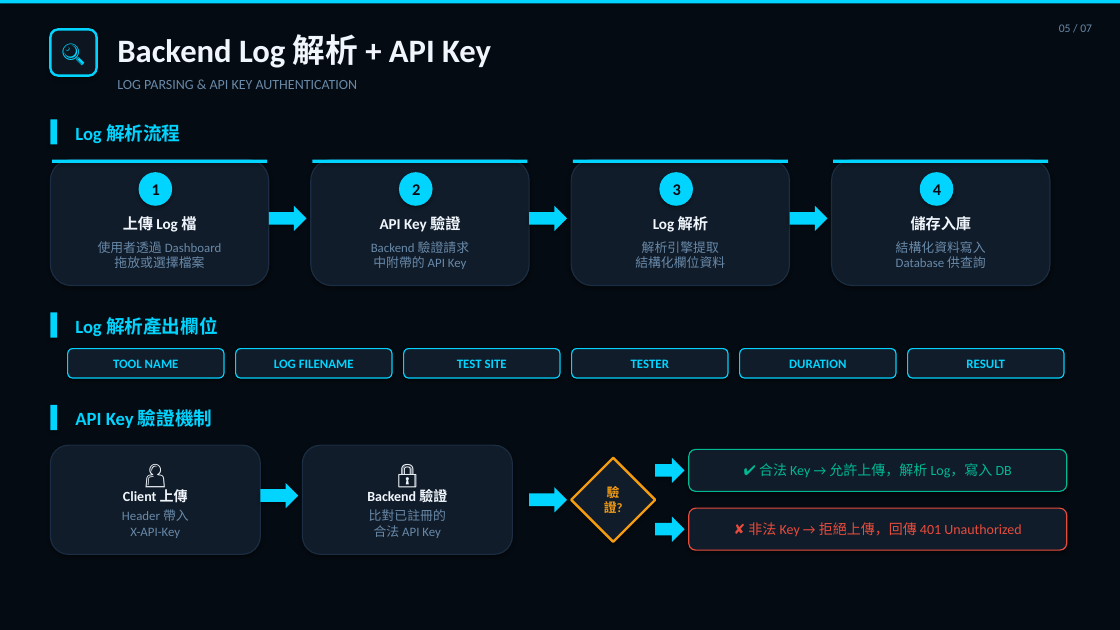
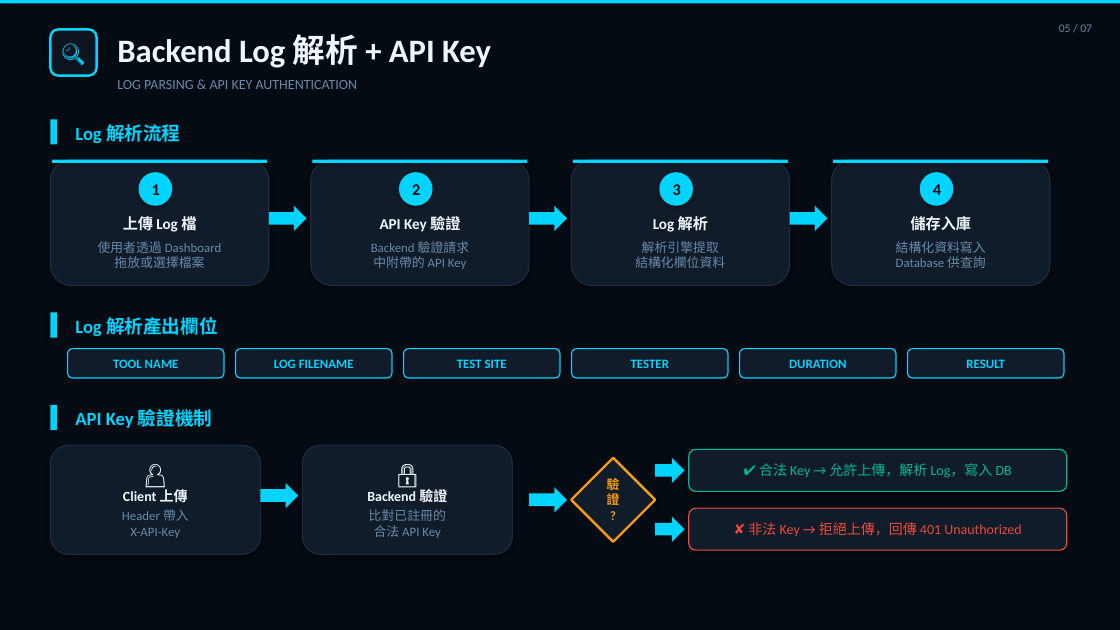
Before and after one commit to meichenh84/ToolTrack-Dashboard, a slide deck: slide 6 of presentation.pptx. Drawn at 1120x630 pixels with LibreOffice and Linux fonts; fonts in the diff are those of the drawing. Boxes give left, top, right and bottom in pixels: in the first picture for what was removed or moved away, otherwise in the second. Text is boxed around its words. In the diff, an @@ line names an element or a change of style, - is before the commit and + after.

```diff
--- a/presentation.pptx
+++ b/presentation.pptx
@@ text in diamond at [607, 476, 620, 509]: text changed @@
-驗證?
+驗證
+?
```
Also in this commit, not shown: 2 other slides changed, 24 other files.
